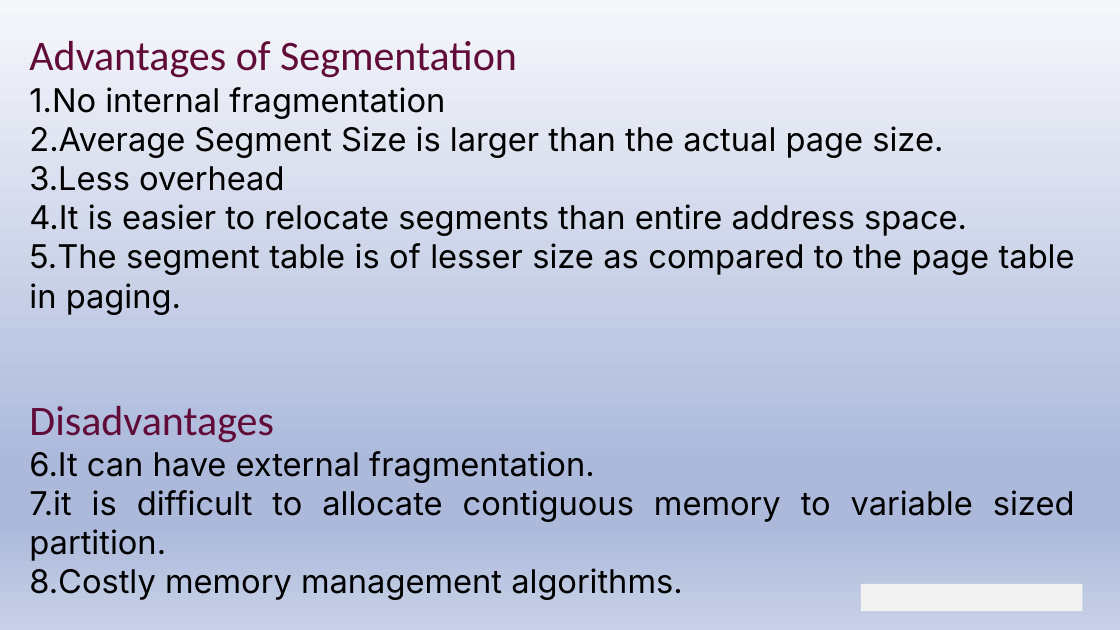
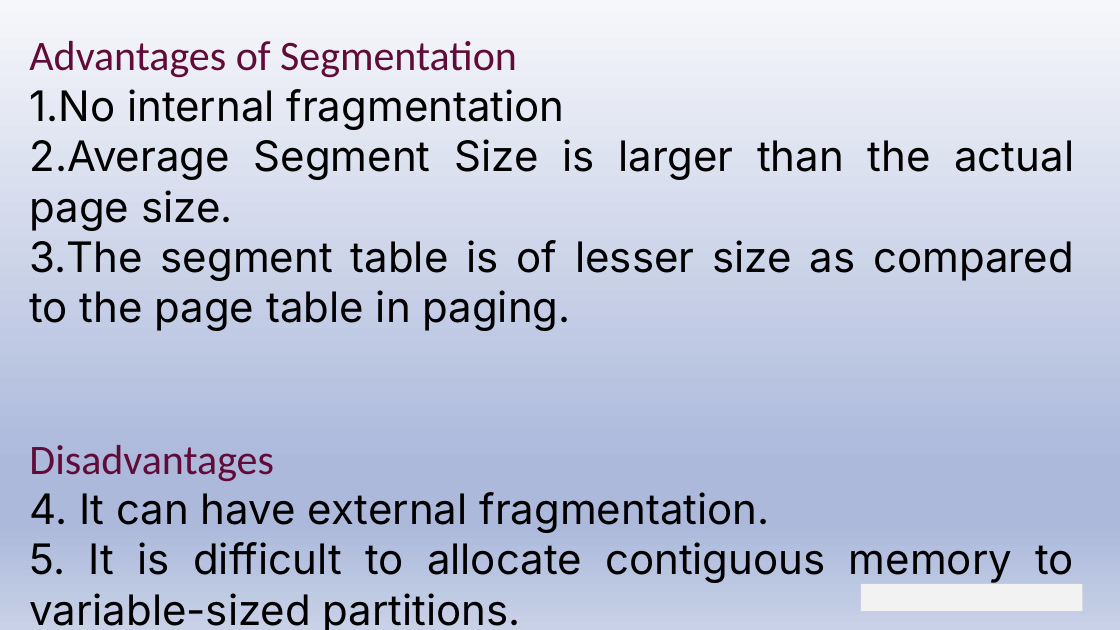
Before and after one commit to jais-sakshi/presentation, a slide deck: slide 14 of paging ppt.pptm. Drawn at 1120x630 pixels with LibreOffice and Linux fonts; fonts in the diff are those of the drawing; background and template pictures are left out. Boxes give left, top, right and bottom in pixels: in the first picture for what was removed or moved away, otherwise in the second. Text is boxed around its words. In the diff, an @@ line names an element or a change of style, - is before the commit and + after.

```diff
--- a/paging ppt.pptm
+++ b/paging ppt.pptm
@@ text at [29,89,1074,533]: size 28 to 36 pt in "No internal fragmentation", "Average Segment Size is larger than the ...", "The segment table is of lesser size ...", "It can have external fragmentation." and 1 more places @@
@@ text at [29,166,967,236]: paragraphs removed @@
-3. Less overhead
-4. It is easier to relocate segments than entire address space.
@@ text at [29,542,1073,630]: text changed; size 28 to 36 pt @@
-2. it is difficult to allocate contiguous memory to variable sized partition.
+2. It is difficult to allocate contiguous memory to variable-sized partitions.
```
Also in this commit, not shown: 2 other slides changed.
